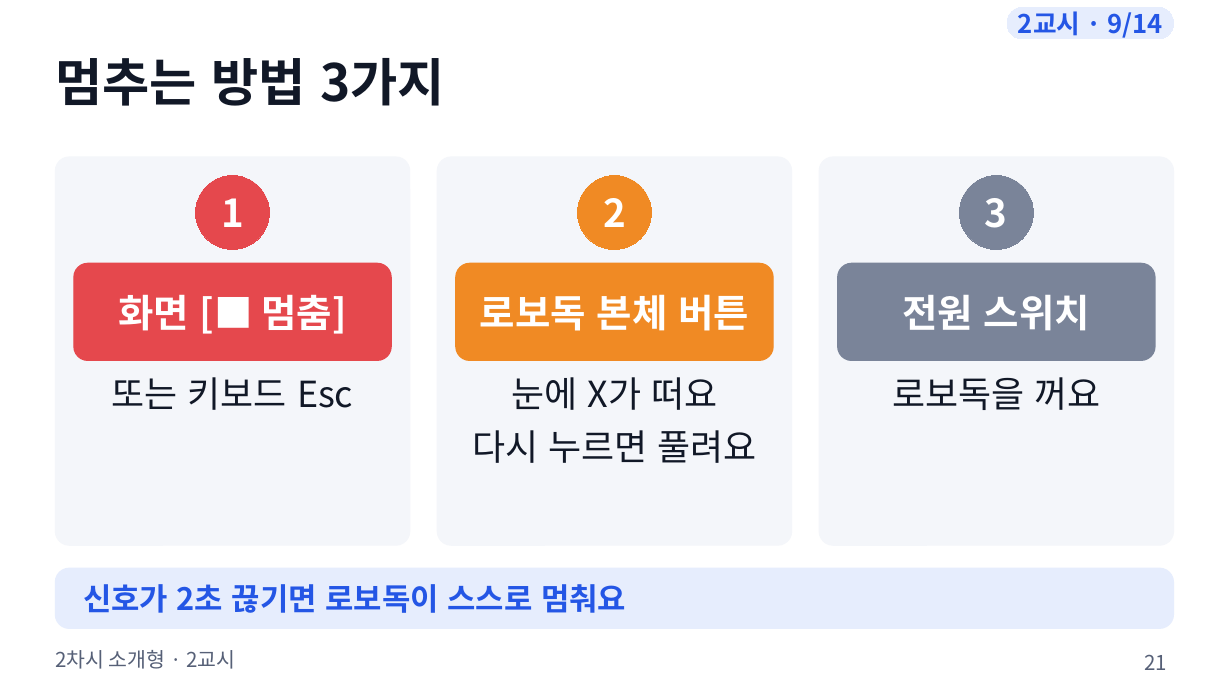
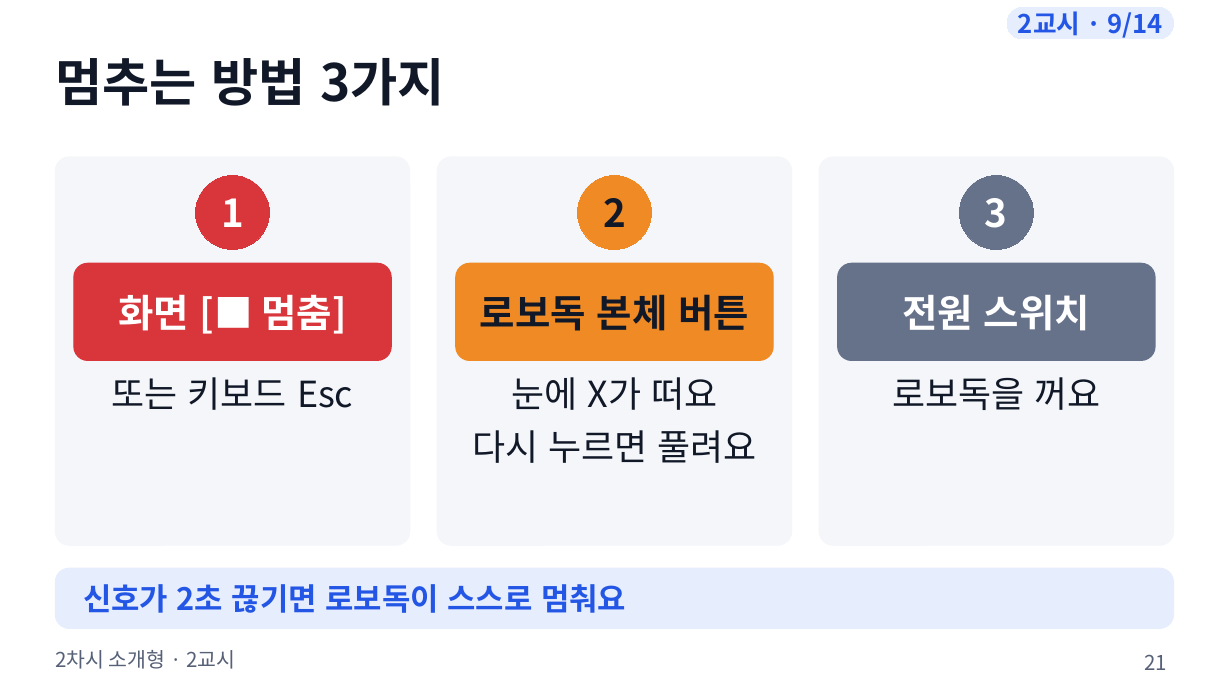
Before and after one commit to boundaryx01-uniquelife/microbit, a slide deck: slide 21 of bridge/docs/materials/2차시_소개형/2차시_수업슬라이드.pptx. Drawn at 1232x693 pixels with LibreOffice and Linux fonts; fonts in the diff are those of the drawing. Boxes give left, top, right and bottom in pixels: in the first picture for what was removed or moved away, otherwise in the second. Text is boxed around its words. In the diff, an @@ line names an element or a change of style, - is before the commit and + after.

```diff
--- a/bridge/docs/materials/2차시_소개형/2차시_수업슬라이드.pptx
+++ b/bridge/docs/materials/2차시_소개형/2차시_수업슬라이드.pptx
@@ ellipse "1" at [196,176,270,250]: fill #E5484D to #D8363B; outline #E5484D 0.75 pt to #D8363B 0.75 pt @@
@@ ellipse "2" at [578,176,652,250]: text colour #FFFFFF to #111827 @@
@@ ellipse "3" at [959,176,1033,250]: fill #7A8499 to #66718A; outline #7A8499 0.75 pt to #66718A 0.75 pt @@
@@ rounded rectangle at [74,263,391,360]: fill #E5484D to #D8363B; outline #E5484D 1 pt to #D8363B 1 pt @@
@@ text "로보독 본체 버튼" at [480,294,749,331]: text colour #FFFFFF to #111827 @@
@@ rounded rectangle at [838,263,1155,360]: fill #7A8499 to #66718A; outline #7A8499 1 pt to #66718A 1 pt @@
```
Also in this commit, not shown: 11 other slides changed, 12 other files.
